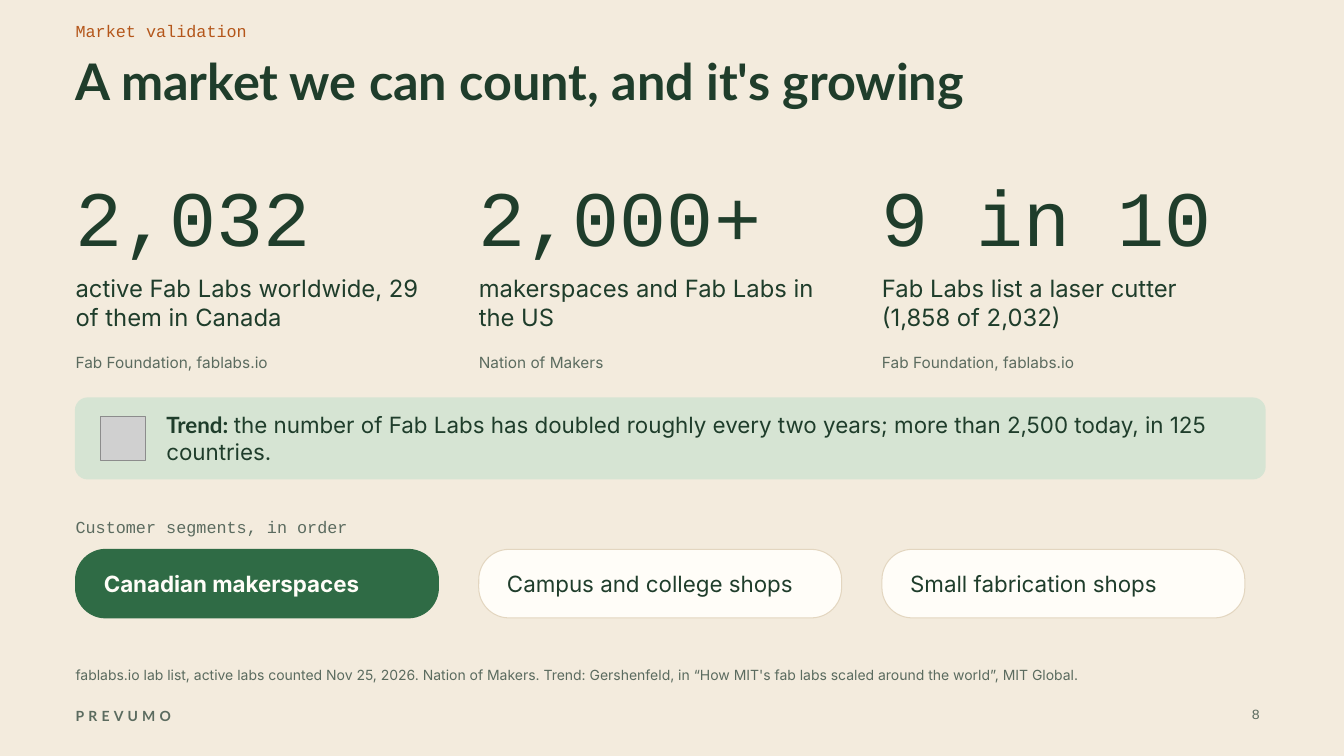
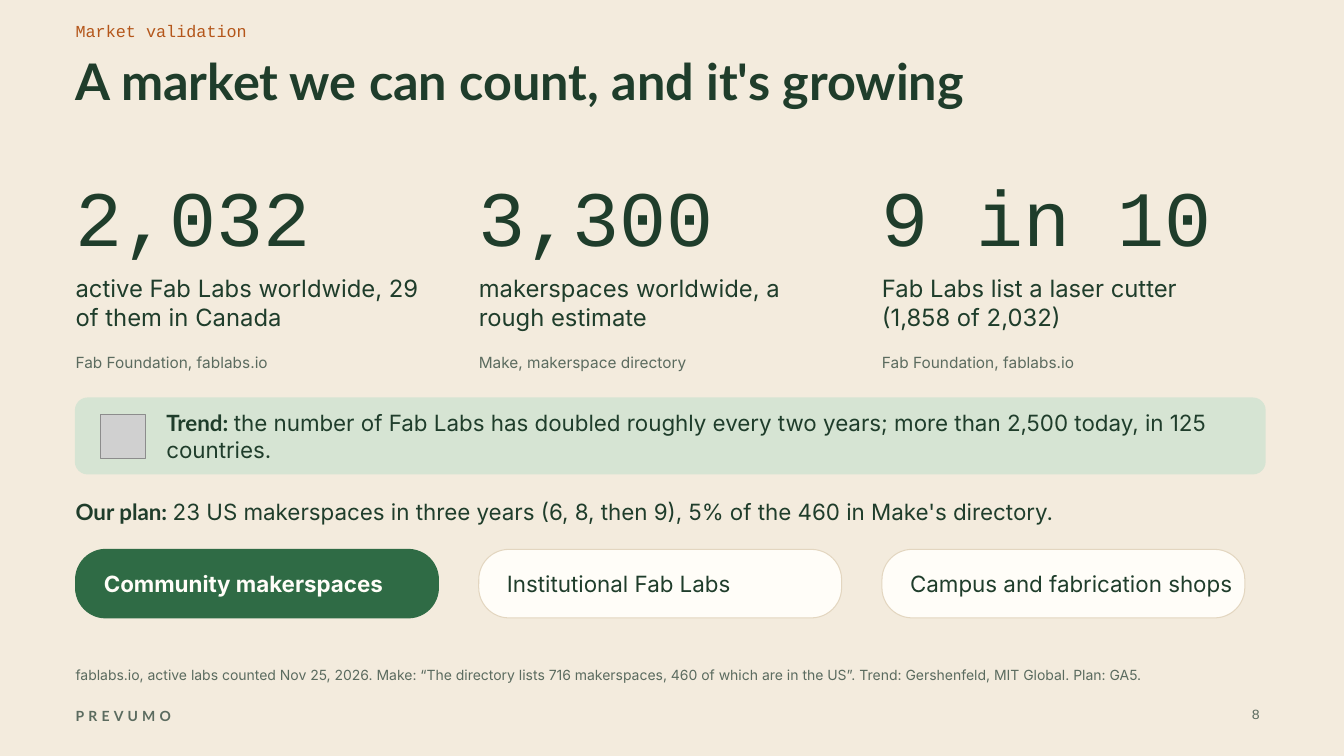
Before and after one commit to WAHB22/wahbs-world, a slide deck: slide 8 of prevumo/deliverables/final/PREVUMO-final.pptx. Drawn at 1344x756 pixels with LibreOffice and Linux fonts; fonts in the diff are those of the drawing; grey boxes stand for pictures; background and template pictures are left out. Boxes give left, top, right and bottom in pixels: in the first picture for what was removed or moved away, otherwise in the second. Text is boxed around its words. In the diff, an @@ line names an element or a change of style, - is before the commit and + after.

```diff
--- a/prevumo/deliverables/final/PREVUMO-final.pptx
+++ b/prevumo/deliverables/final/PREVUMO-final.pptx
@@ text at <box>479,193,714,260</box>: text changed @@
-2,000+
+3,300
@@ text at <box>479,279,779,331</box>: text changed @@
-makerspaces and Fab Labs in the US
+makerspaces worldwide, a rough estimate
@@ text at <box>479,356,686,371</box>: text changed @@
-Nation of Makers
+Make, makerspace directory
@@ rounded rectangle: place and size @@
-rounded rectangle at <box>76,398,1265,479</box>
+rounded rectangle at <box>76,398,1265,474</box>
@@ rounded rectangle at <box>76,398,1265,474</box>: proportions changed @@
@@ text at <box>76,501,1053,525</box>: text changed; size 12 to 16 pt; font Courier New to Inter; text colour #5B6B5F to #1F3D2B @@
-Customer segments, in order
+Our plan: 23 US makerspaces in three years (6, 8, then 9), 5% of the 460 in Make's directory.
@@ text at <box>104,575,383,597</box>: text changed @@
-Canadian makerspaces
+Community makerspaces
@@ text at <box>507,575,731,593</box>: text changed @@
-Campus and college shops
+Institutional Fab Labs
@@ text at <box>910,575,1232,597</box>: text changed @@
-Small fabrication shops
+Campus and fabrication shops
@@ text at <box>76,669,1142,683</box>: text changed @@
-fablabs.io lab list, active labs counted Nov 25, 2026. Nation of Makers. Trend: Gershenfeld, in “How MIT's fab labs scaled around the world”, MIT Global.
+fablabs.io, active labs counted Nov 25, 2026. Make: “The directory lists 716 makerspaces, 460 of which are in the US”. Trend: Gershenfeld, MIT Global. Plan: GA5.
```
Also in this commit, not shown: 6 other slides changed, 3 slides added, 3 slides removed, 11 other files.
